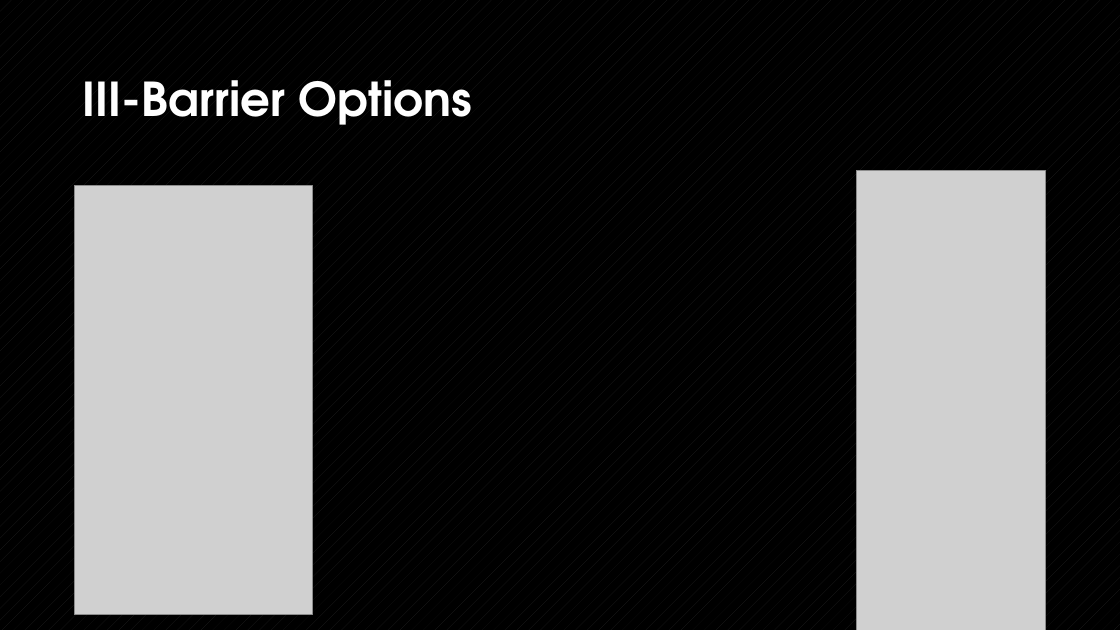
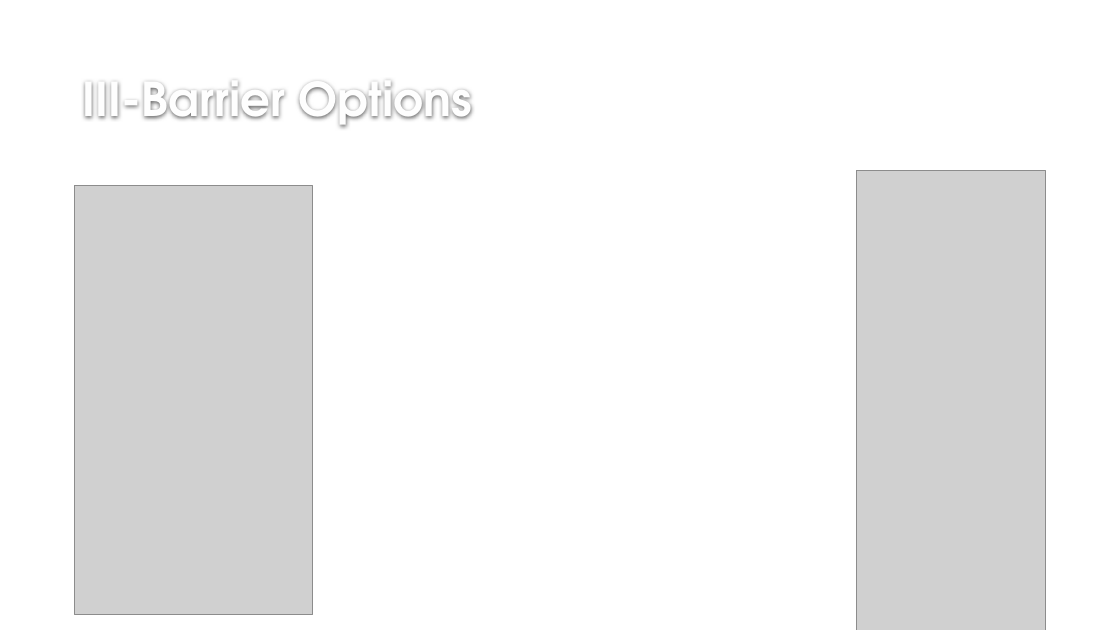
Before and after one commit to Ayadi07/Quantlib, a slide deck: slide 10 of report and presentation/QuantLib1.3 16-01-2014.pptx. Drawn at 1120x630 pixels with LibreOffice and Linux fonts; fonts in the diff are those of the drawing; grey boxes stand for pictures; background and template pictures are left out. Boxes give left, top, right and bottom in pixels: in the first picture for what was removed or moved away, otherwise in the second. Text is boxed around its words. In the diff, an @@ line names an element or a change of style, - is before the commit and + after.

```diff
--- a/report and presentation/QuantLib1.3 16-01-2014.pptx
+++ b/report and presentation/QuantLib1.3 16-01-2014.pptx
@@ background pattern #212121 on #000000 to #FFFFFF @@
```
Also in this commit, not shown: 2 other slides changed.
